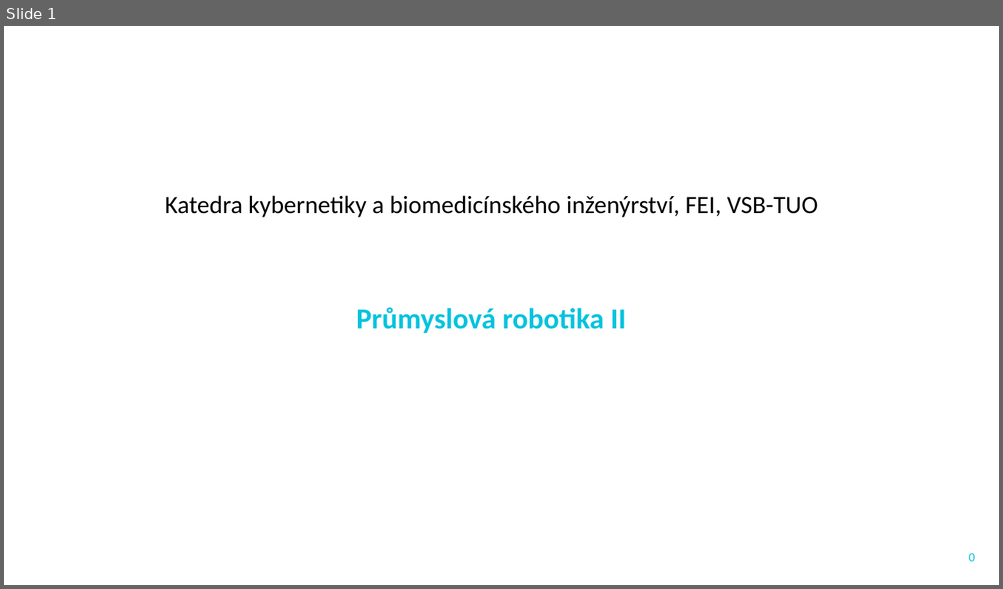
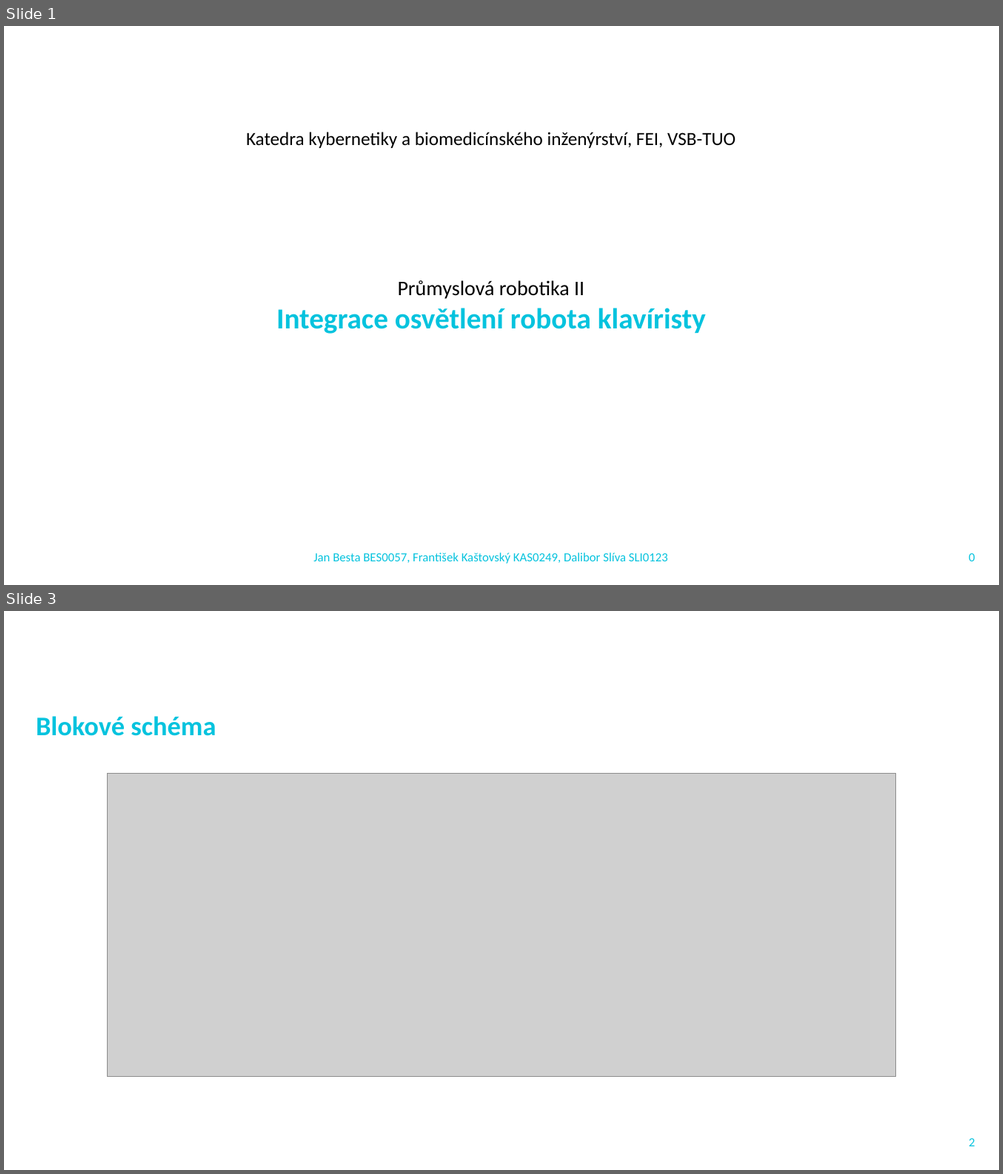
Before and after one commit to LukiJanecek/AdvancedPianistRobot, a slide deck: Dokumentace/BES0057_KAS0249_SLI0123_PRII.pptx. Shown one above the other, each under a label of ours: slide 1 before the commit, slides 1 and 3 after it; the slides between them are not shown. The pictures are 1003x589 and 1003x1174 pixels, drawn with LibreOffice and Linux fonts; fonts in the diff are those of the drawing; grey boxes stand for pictures; background and template pictures are left out. Boxes give left, top, right and bottom in pixels: in the first picture for what was removed or moved away, otherwise in the second. Text is boxed around its words. In the diff, an @@ line names an element or a change of style, - is before the commit and + after.

```diff
--- a/Dokumentace/BES0057_KAS0249_SLI0123_PRII.pptx
+++ b/Dokumentace/BES0057_KAS0249_SLI0123_PRII.pptx
@@ slide 3 added at <box>4,611,999,1170</box>, background #FFFFFF @@
@@ text added at <box>36,716,216,736</box>, 26 pt, text #05C3DE, bold @@
+Blokové schéma
@@ picture added at <box>107,773,896,1076</box> @@
@@ page number added at <box>968,1139,974,1147</box>, 12 pt, text #05C3DE @@
+2
@@ slide 1 changed as well @@
@@ text "Katedra kybernetiky a biomedicínského inženýrství, ...": place and size @@
-text "Katedra kybernetiky a biomedicínského inženýrství, ..." at <box>165,195,818,218</box>
+text "Katedra kybernetiky a biomedicínského inženýrství, ..." at <box>246,132,735,148</box>
@@ text "Katedra kybernetiky a biomedicínského inženýrství, ..." at <box>246,132,735,148</box>: size 24 to 18 pt @@
@@ text "Průmyslová robotika II": place and size @@
-text "Průmyslová robotika II" at <box>356,307,626,333</box>
+text "Průmyslová robotika II" at <box>276,281,706,334</box>
@@ text at <box>398,281,584,299</box>: size 28 to 20 pt, text colour #05C3DE to #000000, bold off in "Průmyslová robotika II" @@
@@ text at <box>276,308,706,334</box>: paragraph added @@
+Integrace osvětlení robota klavíristy
@@ text added at <box>313,553,668,564</box>, 12 pt, text #05C3DE @@
+Jan Besta BES0057, František Kaštovský KAS0249, Dalibor Slíva SLI0123
```
Also in this commit, not shown: 1 other slide changed, 6 other slides added, 1 slide removed, 7 other files.
